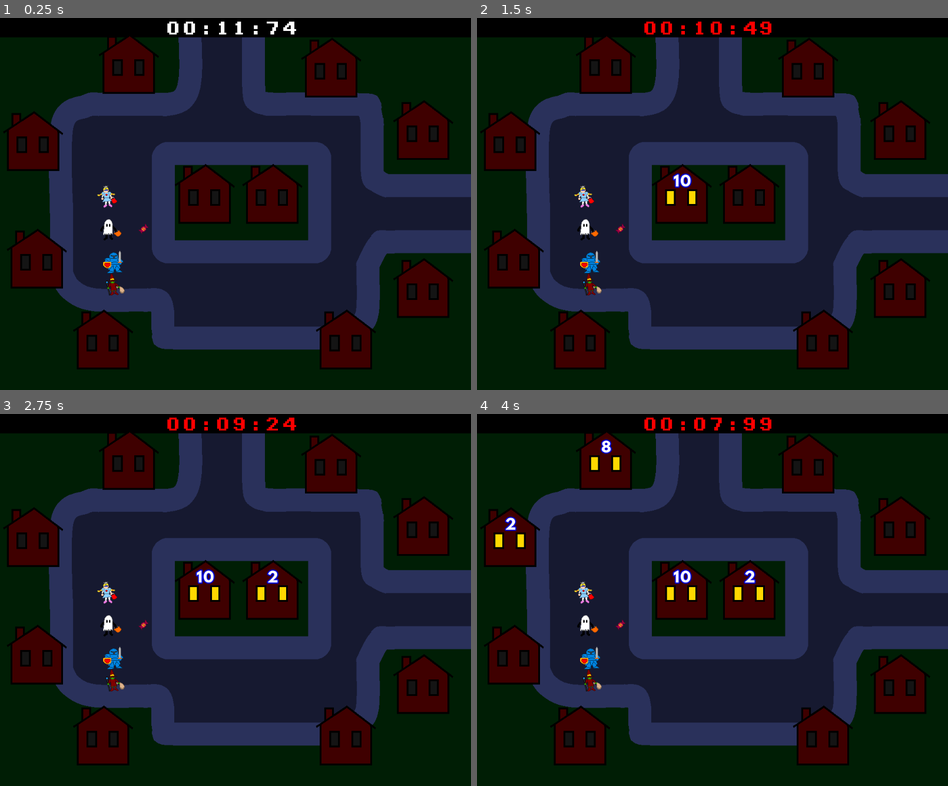
Above: before the commit, frames 1-4 (two rows, left to right).
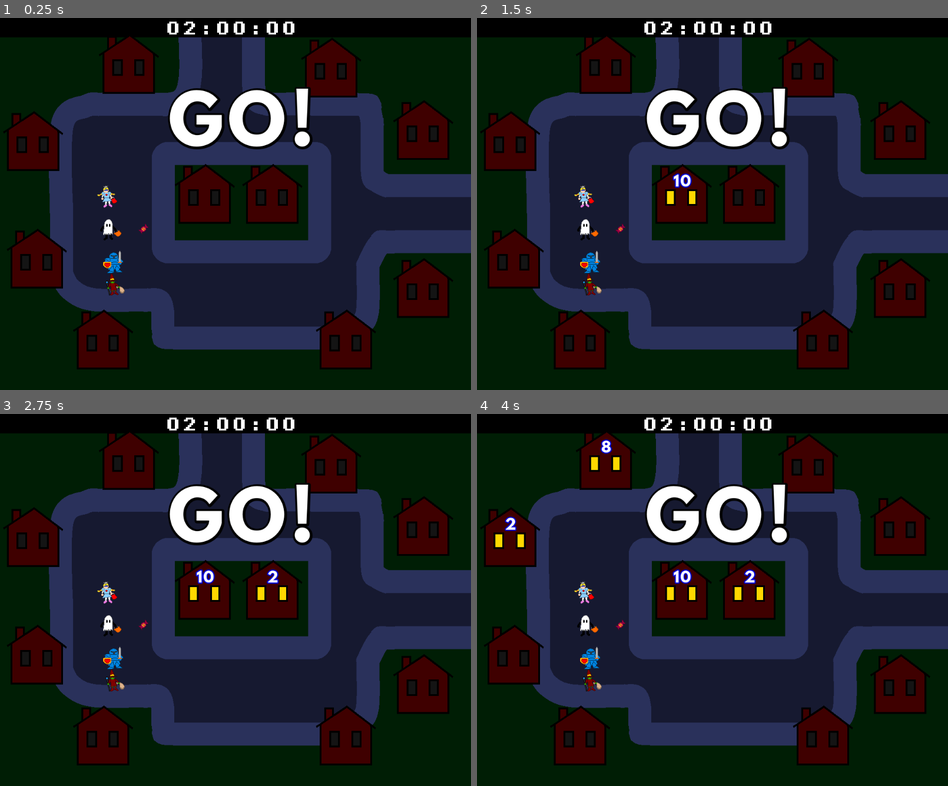
Above: after the commit, the same moments.

Repository: King9999/trickortreat_godot
Game: Godot game, scene res://Scenes/main.tscn
The game is run twice, just before and just after one commit, with the same random seed, the same clock (stepped at 60 frames per second) and the same inputs. This scene is started directly instead of the project's main scene.
Inputs:
- Up to frame 1 (0.25 s): no input
- Up to frame 2 (1.5 s): tap Enter at 0.5 s; hold D (P1_Right) 0.53-1.28 s; tap Space (P1_Trick) at 0.6 s; hold S (P1_Down) from 1.28 s (still down); tap Down (P2_Down) at 1.35 s
- Up to frame 3 (2.75 s): tap Space (P1_Trick) at 2 s; release S (P1_Down) at 2.03 s; hold D (P1_Right) from 2.03 s (still down); tap Left (P2_Left) at 2.1 s
- Up to frame 4 (4 s): tap Enter at 2.75 s; release D (P1_Right) at 2.78 s; hold W (P1_Up) 2.78-3.53 s; tap Right (P2_Right) at 2.85 s; tap Space (P1_Trick) at 3.5 s; hold A (P1_Left) from 3.53 s (still down); tap Ctrl (P2_Trick) at 3.6 s

The runs differ from the first frame. In frame 1, 3.5% of the frame differs, in the area x 35-67%, y 0-36%; in frame 2, 3.6%; in frame 3, 3.6%; in frame 4, 3.6%.

Commit message:
Added countdown, game manager

Diff:
--- a/Scenes/main.tscn
+++ b/Scenes/main.tscn
@@ -1,5 +1,6 @@
-[gd_scene load_steps=12 format=3 uid="uid://dub32hrwkr01h"]
+[gd_scene load_steps=16 format=3 uid="uid://dub32hrwkr01h"]
 
+[ext_resource type="Script" uid="uid://d3v5m54oepb6b" path="res://Scripts/game_manager.gd" id="1_fdnlq"]
 [ext_resource type="Texture2D" uid="uid://cn57fucuohft3" path="res://Sprites/Level.png" id="1_jjgbg"]
 [ext_resource type="Script" uid="uid://knvtqv5xju0a" path="res://Scripts/house_manager.gd" id="2_8gbba"]
 [ext_resource type="PackedScene" uid="uid://dy622oifu2orq" path="res://Scenes/house.tscn" id="2_bo1nx"]
@@ -10,13 +11,20 @@
 [ext_resource type="PackedScene" uid="uid://4s36quwb0krr" path="res://Scenes/costume_witch.tscn" id="8_ynf5e"]
 [ext_resource type="Script" uid="uid://dk7c7ngm54vmc" path="res://Scripts/timer.gd" id="9_hptm8"]
 [ext_resource type="FontFile" uid="uid://bm0exkohycdql" path="res://Fonts/MONO0766.TTF" id="10_hptm8"]
+[ext_resource type="Script" uid="uid://d0kc1mlc6bu2t" path="res://Scripts/countdown.gd" id="11_6iyac"]
+[ext_resource type="FontFile" uid="uid://e1ryjho26wk4" path="res://Fonts/LEAGUESPARTAN-BOLD.OTF" id="11_d1ilt"]
 
 [sub_resource type="NavigationPolygon" id="NavigationPolygon_bo1nx"]
 vertices = PackedVector2Array(475, -83, 475, -203, 502, -310, 502, 422, 474, 261, 474, 141, 307, 373, -494, 422, 171, 3 …(372 unchanged characters)…
 polygons = Array[PackedInt32Array]([PackedInt32Array(0, 1, 2, 3), PackedInt32Array(0, 3, 4, 5), PackedInt32Array(6, 3,  …(651 unchanged characters)…
 outlines = Array[PackedVector2Array]([PackedVector2Array(-504, -320, 512, -320, 512, 432, -504, 432)])
 
+[sub_resource type="FontVariation" id="FontVariation_d1ilt"]
+base_font = ExtResource("11_d1ilt")
+spacing_glyph = 10
+
 [node name="Main" type="Node2D"]
+script = ExtResource("1_fdnlq")
 
 [node name="Level" type="Sprite2D" parent="."]
 texture = ExtResource("1_jjgbg")
@@ -154,3 +162,28 @@
 autowrap_mode = 0
 horizontal_alignment = 1
 vertical_alignment = 1
+
+[node name="Countdown" type="Node2D" parent="."]
+script = ExtResource("11_6iyac")
+
+[node name="Countdown Label" type="RichTextLabel" parent="Countdown"]
+z_index = 100
+anchors_preset = 8
+anchor_left = 0.5
+anchor_top = 0.5
+anchor_right = 0.5
+anchor_bottom = 0.5
+offset_left = -176.0
+offset_top = -232.0
+offset_right = 200.0
+offset_bottom = -64.0
+grow_horizontal = 2
+grow_vertical = 2
+theme_override_colors/font_shadow_color = Color(0, 0, 0, 1)
+theme_override_constants/shadow_outline_size = 20
+theme_override_fonts/normal_font = SubResource("FontVariation_d1ilt")
+theme_override_font_sizes/normal_font_size = 144
+text = "GO!"
+scroll_active = false
+horizontal_alignment = 1
+vertical_alignment = 1
--- /dev/null
+++ b/Scripts/countdown.gd
@@ -0,0 +1,35 @@
+"""
+Timer that ticks down to 0 before the game can start
+"""
+
+extends Node2D
+
+class_name Countdown
+
+@onready var countdown_label: RichTextLabel = $"Countdown Label"
+@export var countdown_time: float
+var counting_down: bool
+
+# Called when the node enters the scene tree for the first time.
+func _ready() -> void:
+	#set_countdown_time(4)
+	#await get_tree().create_timer(1).timeout
+	pass
+
+# Called every frame. 'delta' is the elapsed time since the previous frame.
+func _process(delta: float) -> void:
+	if counting_down:
+		if countdown_time > 1:
+			countdown_time -= delta
+			countdown_label.text = "%d" % countdown_time
+		else:
+			countdown_label.text = "GO!"
+			await get_tree().create_timer(1).timeout
+			visible = false							#hide self
+			set_process(false)
+
+func set_countdown_time(seconds: float):
+	countdown_time = seconds
+	#countdown_label.text = "%d" % countdown_time
+func start_countdown(toggle: bool):
+	counting_down = toggle
--- /dev/null
+++ b/Scripts/game_manager.gd
@@ -0,0 +1,18 @@
+"""
+Handles all of the gameplay, including setting up the players, starting the game, and checking if the game is over.
+"""
+
+extends Node2D
+
+@onready var timer: Game_Timer = $Timer
+@onready var countdown: Countdown = $Countdown
+
+# Called when the node enters the scene tree for the first time.
+func _ready() -> void:
+	timer.set_timer(120)
+	countdown.set_countdown_time(4)
+
+
+# Called every frame. 'delta' is the elapsed time since the previous frame.
+func _process(delta: float) -> void:
+	pass
--- a/Scripts/timer.gd
+++ b/Scripts/timer.gd
@@ -1,16 +1,19 @@
 extends Node2D
+
+class_name Game_Timer
 
 @export var time: float           	#time in seconds. Will use this value to get the minutes, seconds and milliseconds
 @export var init_time: float      	#the initial start time. Used to get time elapsed.
 @export var timer_running: bool
 @onready var time_label: RichTextLabel = $"Timer Label"
 
+#const INIT_TIME:float = 120
+
 # Called when the node enters the scene tree for the first time.
 func _ready() -> void:
-	init_time = 120
-	time = init_time
-	set_timer(time * 0.1)
-	start_timer(true)
+	#set_timer(INIT_TIME)
+	#start_timer(true)
+	pass
 
 # Called every frame. 'delta' is the elapsed time since the previous frame.
 func _process(delta: float) -> void:
@@ -25,16 +28,19 @@
 			time = 0
 			timer_running = false
 
-		time_label.text = display_timer()
+		time_label.text = _display_timer()
 
 func set_timer(seconds: float):
 	if (seconds < 0):
 		return
+
+	init_time = seconds
 	time = seconds
+	time_label.text = _display_timer()
 
 ##Converts time to minutes, seconds and milliseconds.[br]
 ##Returns a formatted string.
-func display_timer() -> String:
+func _display_timer() -> String:
 	var minutes: float = time / 60
 	var seconds: float = fmod(time, 60)
 	var milliseconds: float = fmod(time, 1) * 100		#fmod must be used instead of % for floats
@@ -50,3 +56,6 @@
 
 func _time_running_out() -> bool:
 	return time < 11
+
+func get_elapsed_time():
+	return init_time - time
Not shown, added: Scripts/countdown.gd.uid
Not shown, added: Scripts/game_manager.gd.uid
